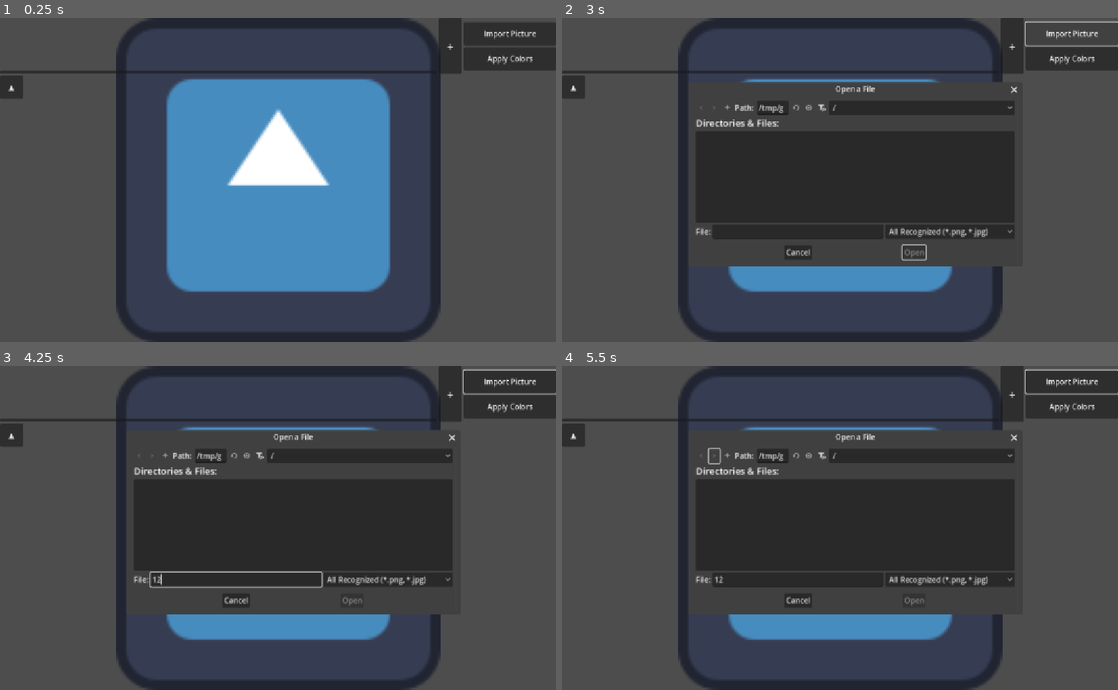
Above: before the commit, frames 1-4 (two rows, left to right).
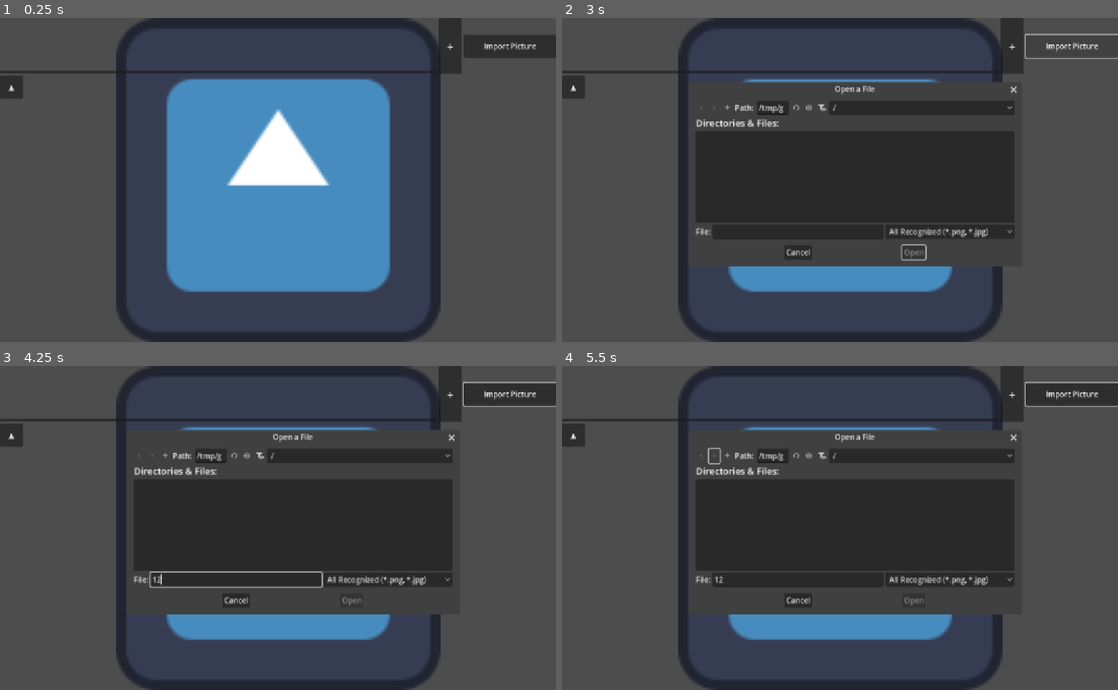
Above: after the commit, the same moments.

Repository: tranqnhan/pixelator
Game: Godot game, scene res://main_program.tscn
Two runs of this game, one before a commit and one after it. Both use one fixed random seed, a clock stepped at 60 frames per second and the inputs below. The engine's default icon, where the game draws it, is replaced by a stand-in: a white triangle on a blue panel in a dark square.
Inputs (mouse positions are in pixels of both pictures, inside the frame that each line leads up to):
- Up to frame 1 (0.25 s): no input
- Up to frame 2 (3 s): click "＋" at 0.5 s; click "—" at 1.25 s; click (1073, 56) at 2 s, where only the run before the commit has a clickable "Apply Colors"; click "Import Picture" at 2.75 s
- Up to frame 3 (4.25 s): click (233, 579) at 3.52 s; type "12" at 3.6 s
- Up to frame 4 (5.5 s): click (712, 456) at 4.25 s; click (712, 456) at 5 s

The runs differ from the first frame. In frame 1, 1.4% of the frame differs, in the area x 83-100%, y 1-17%; in frame 2, 1.2%; in frame 3, 1.6%, in the area x 49-100%, y 0-74%; in frame 4, 1.6%.

Commit message:
apply colors changes automatically

Diff:
--- a/color_group.gd
+++ b/color_group.gd
@@ -1,4 +1,7 @@
 extends VBoxContainer
+
+
+var recolor: Signal
 
 
 func _ready() -> void:
@@ -9,8 +12,17 @@
 
 
 func _on_minus_button_pressed() -> void:
+	self.recolor.emit(-1)
 	self.queue_free()
+
+
+func params(recolor: Signal) -> void:
+	self.recolor = recolor
 
 
 func get_color():
 	return $ColorPickerButton.color
+
+
+func _on_color_picker_button_color_changed(color: Color) -> void:
+	self.recolor.emit(0)
--- a/color_group.tscn
+++ b/color_group.tscn
@@ -14,4 +14,5 @@
 layout_mode = 2
 text = "—"
 
+[connection signal="color_changed" from="ColorPickerButton" to="." method="_on_color_picker_button_color_changed"]
 [connection signal="pressed" from="MinusButton" to="." method="_on_minus_button_pressed"]
--- a/main_program.gd
+++ b/main_program.gd
@@ -1,11 +1,17 @@
 extends Control
 
+signal recolor(num_colors_added: int)
+
+
 @export var color_group : PackedScene
+
 
 var MAX_COLORS = 256
 var colors_container
 var settings_button
 var textures
+var num_colors: int = 0
+
 
 func _ready():
 	colors_container = $VBoxContainer/VBoxContainer/HboxContainer/HBoxContainer/ScrollContainer/ColorsContainer
@@ -42,7 +48,7 @@
 	textures.texture = load_image(path)
 
 
-func _on_apply_colors_button_pressed() -> void:
+func apply_recolor():
 	var colors = []
 	var guard = 0
 	for i in colors_container.get_children():
@@ -52,17 +58,22 @@
 		else:
 			guard += 1
 
-	var num_colors = guard
 	var material : Material = textures.get_material()
 	material.set("shader_parameter/colors", colors)
 	material.set("shader_parameter/num_colors", num_colors)
-	# SHADER
+
+
+func _on_recolor(num_colors_added: int) -> void:
+	num_colors += num_colors_added
+	apply_recolor()
 
 
 func _on_add_button_pressed() -> void:
 	if (len(colors_container.get_children()) < MAX_COLORS):
 		var color = color_group.instantiate()
+		color.params(recolor)
 		colors_container.add_child(color)
+		recolor.emit(1)
 
 
 func _on_settings_button_pressed() -> void:
--- a/main_program.tscn
+++ b/main_program.tscn
@@ -83,20 +83,14 @@
 size_flags_horizontal = 3
 text = "Import Picture"
 
-[node name="ApplyColorsButton" type="Button" parent="VBoxContainer/VBoxContainer/HboxContainer/ControlsContainer"]
-custom_minimum_size = Vector2(0, 50)
-layout_mode = 2
-size_flags_horizontal = 3
-text = "Apply Colors"
-
 [node name="SettingsButton" type="Button" parent="VBoxContainer"]
 custom_minimum_size = Vector2(50, 50)
 layout_mode = 2
 size_flags_horizontal = 0
 text = "▲"
 
+[connection signal="recolor" from="." to="." method="_on_recolor"]
 [connection signal="file_selected" from="FileDialog" to="." method="_on_file_dialog_file_selected"]
 [connection signal="pressed" from="VBoxContainer/VBoxContainer/HboxContainer/HBoxContainer/AddButton" to="." method="_on_add_button_pressed"]
 [connection signal="pressed" from="VBoxContainer/VBoxContainer/HboxContainer/ControlsContainer/ImportPictureButton" to="." method="_on_import_picture_button_pressed"]
-[connection signal="pressed" from="VBoxContainer/VBoxContainer/HboxContainer/ControlsContainer/ApplyColorsButton" to="." method="_on_apply_colors_button_pressed"]
 [connection signal="pressed" from="VBoxContainer/SettingsButton" to="." method="_on_settings_button_pressed"]
